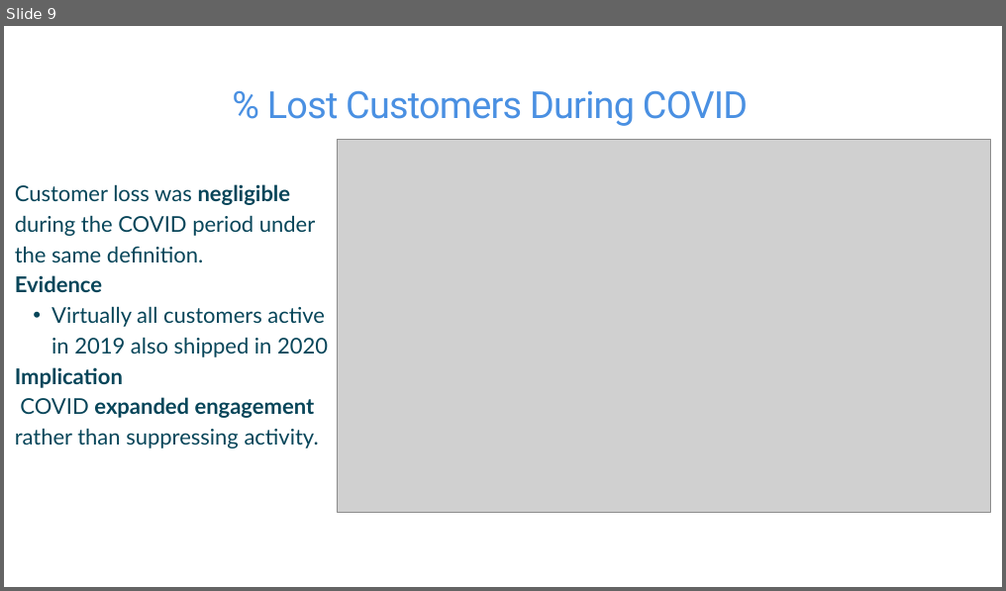
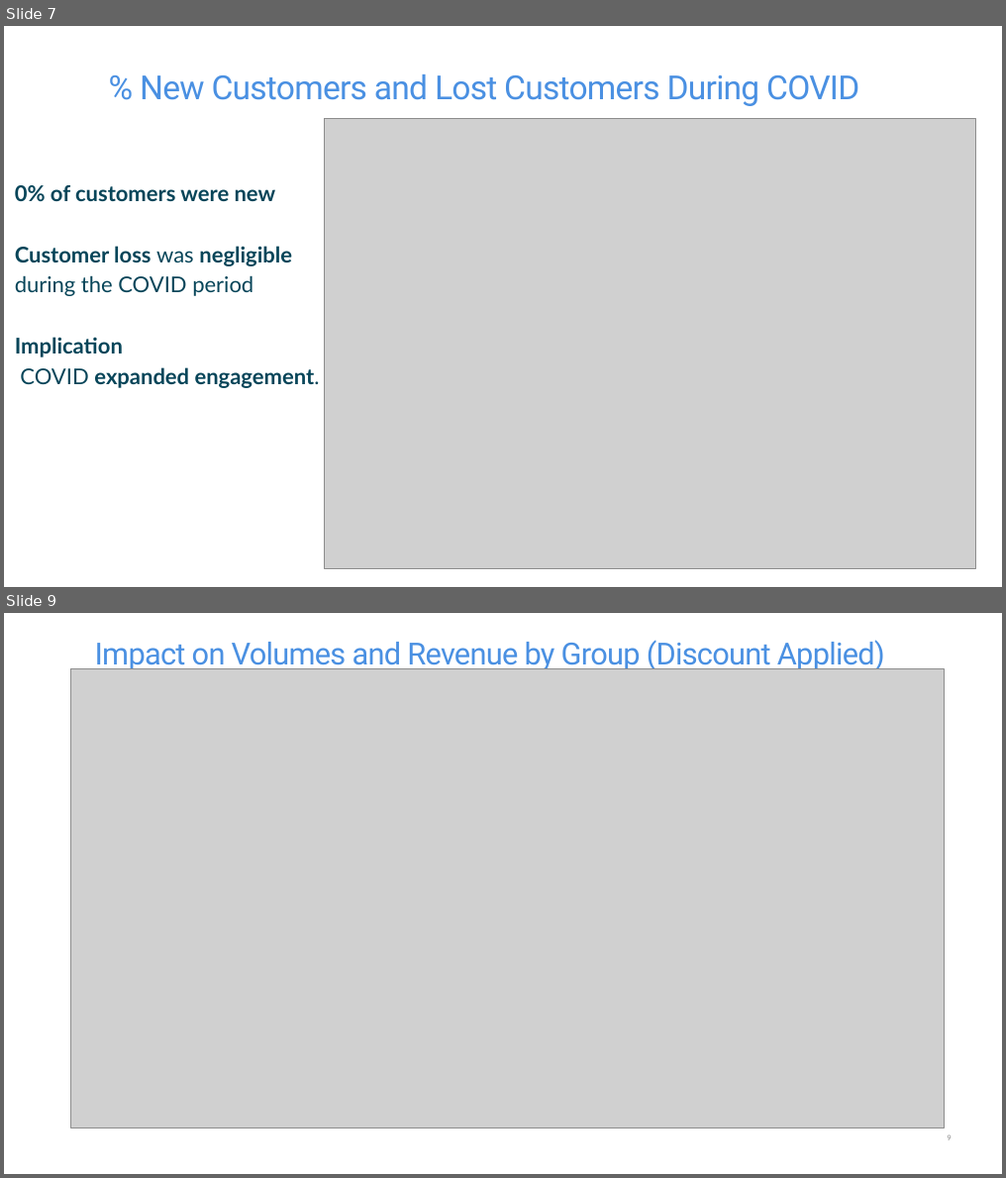
Before and after one commit to John-Adedoyin-001/Data-program-COMP-603_PROJECT-EBOSELE-AND-JOHN, a slide deck: John-Ebose-Project-Presentation--COVID-19-Impact-on-ABC-Company.pptx. Shown one above the other, each under a label of ours: slide 9 before the commit, slides 7 and 9 after it; the slides between them are not shown. The pictures are 1006x591 and 1006x1178 pixels, drawn with LibreOffice and Linux fonts; fonts in the diff are those of the drawing; grey boxes stand for pictures. Boxes give left, top, right and bottom in pixels: in the first picture for what was removed or moved away, otherwise in the second. Text is boxed around its words. In the diff, an @@ line names an element or a change of style, - is before the commit and + after.

```diff
--- a/John-Ebose-Project-Presentation--COVID-19-Impact-on-ABC-Company.pptx
+++ b/John-Ebose-Project-Presentation--COVID-19-Impact-on-ABC-Company.pptx
@@ slide 9 added at [4,613,1002,1174], background #FFFFFF @@
@@ text added at [95,640,885,672], 44 pt, text #4A90E2 @@
+Impact on Volumes and Revenue by Group (Discount Applied)
@@ picture added at [70,668,944,1128] @@
@@ page number added at [946,1135,950,1141], 12 pt, text #8C8C8C @@
+9
@@ what was slide 9 is now slide 7 @@
@@ slide 7 changed as well @@
@@ text at [140,75,859,106]: text changed; size 54 to 48 pt @@
-% Lost Customers During COVID
+% New Customers and Lost Customers During COVID
@@ picture: place and size @@
-picture at [337,139,990,512]
+picture at [325,118,975,569]
@@ text at [15,185,292,296]: text changed; bold on @@
-Customer loss was negligible during the COVID period under the same definition.
-Evidence
-  • Virtually all customers active in 2019 also shipped in 2020
+0% of customers were new
+Customer loss was negligible during the COVID period
@@ text at [20,368,320,388]: text changed; bold on @@
-COVID expanded engagement rather than suppressing activity.
+COVID expanded engagement.
```
Also in this commit, not shown: 7 other slides changed, 4 other slides added, 4 slides removed, 3 other files.
